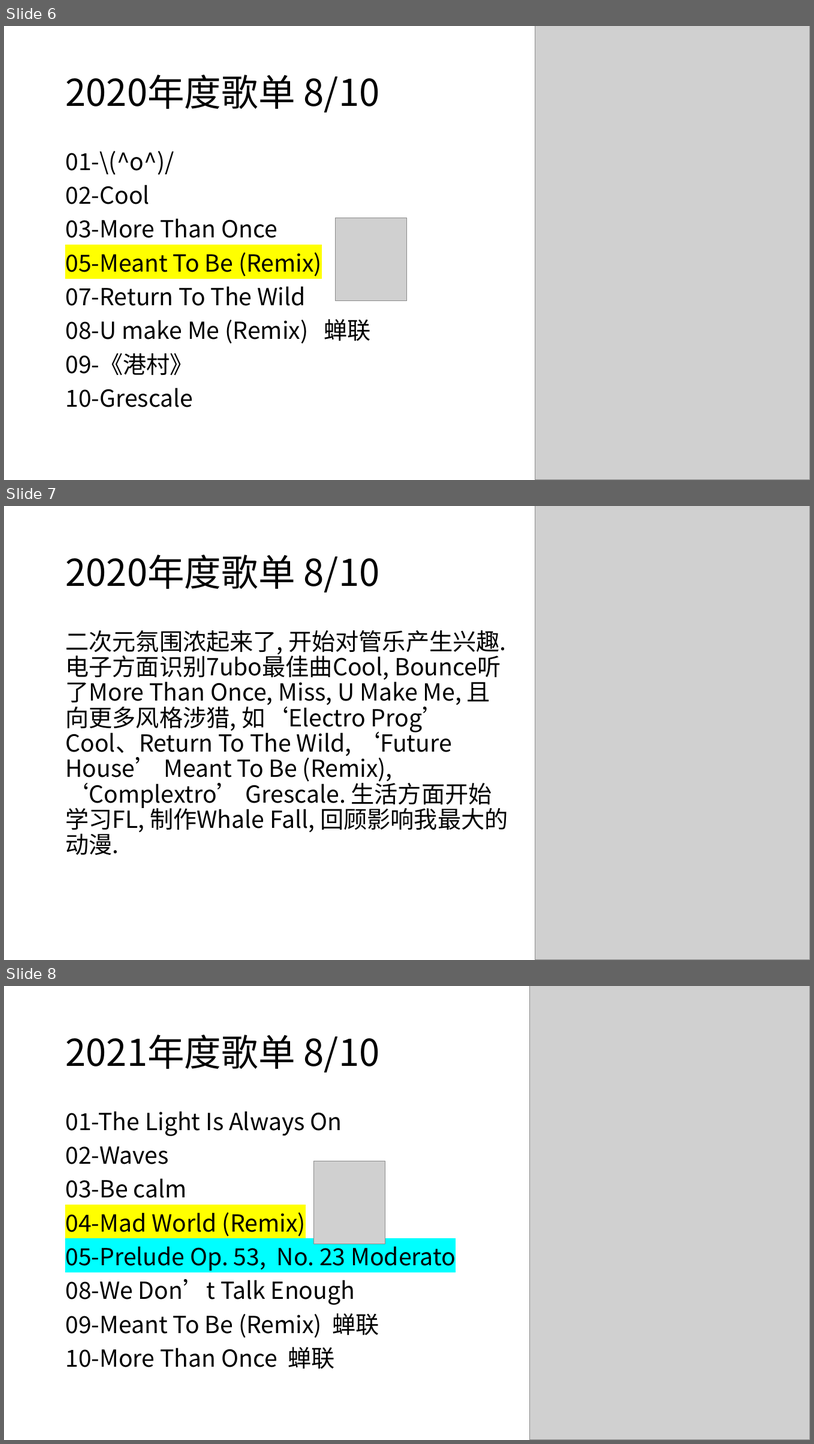
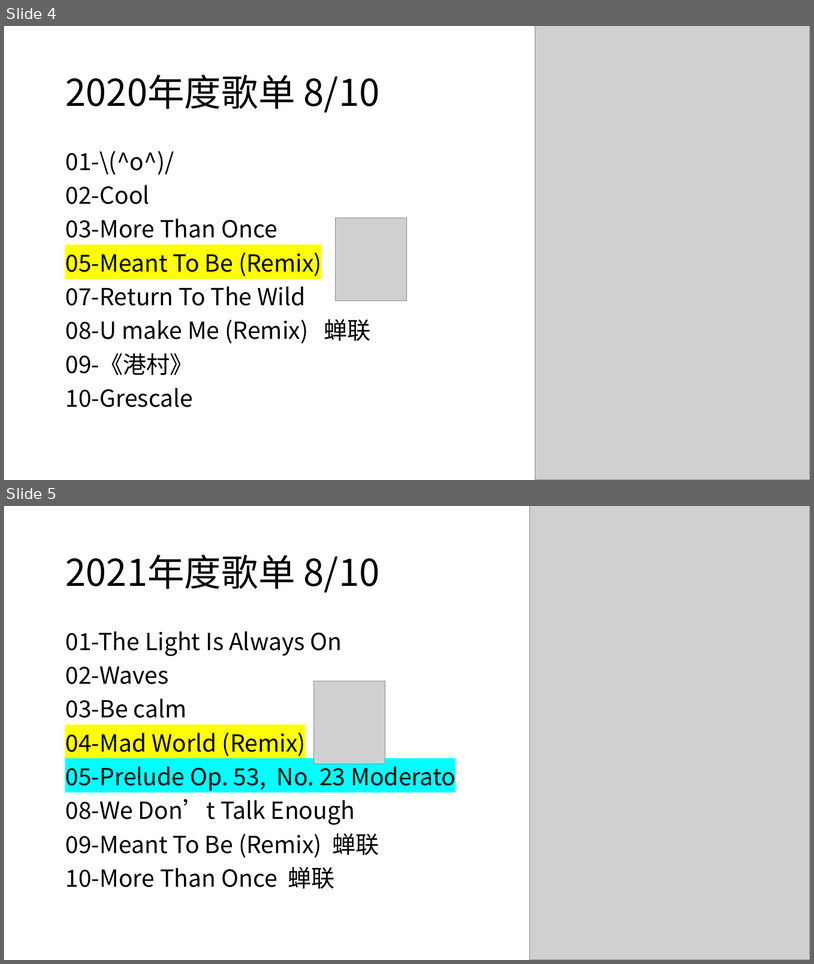
Before and after one commit to zhuiyy/My-Discs, a slide deck: 年度回顾.pptx. Shown one above the other, each under a label of ours: slides 6, 7 and 8 before the commit, slides 4 and 5 after it. The pictures are 814x1444 and 814x964 pixels, drawn with LibreOffice and Linux fonts; fonts in the diff are those of the drawing; grey boxes stand for pictures. Boxes give left, top, right and bottom in pixels: in the first picture for what was removed or moved away, otherwise in the second. Text is boxed around its words. In the diff, an @@ line names an element or a change of style, - is before the commit and + after.

```diff
--- a/年度回顾.pptx
+++ b/年度回顾.pptx
@@ slide 7 removed at <box>4,506,810,960</box>, background #FFFFFF @@
@@ picture removed at <box>535,506,810,960</box> @@
@@ title removed at <box>65,555,380,592</box> @@
-2020年度歌单 8/10
@@ text removed at <box>65,630,508,855</box> @@
-二次元氛围浓起来了, 开始对管乐产生兴趣. 电子方面识别7ubo最佳曲Cool, Bounce听了More Than Once, Miss, U Make Me, 且向更多风格涉猎, 如‘Electro Prog’ Cool、Return To The Wild, ‘Future House’ Meant To Be (Remix), ‘Complextro’ Grescale. 生活方面开始学习FL, 制作Whale Fall, 回顾影响我最大的动漫.
@@ what was slide 6 is now slide 4 @@
@@ what was slide 8 is now slide 5 @@
```
Also in this commit, not shown: 7 other slides removed.
